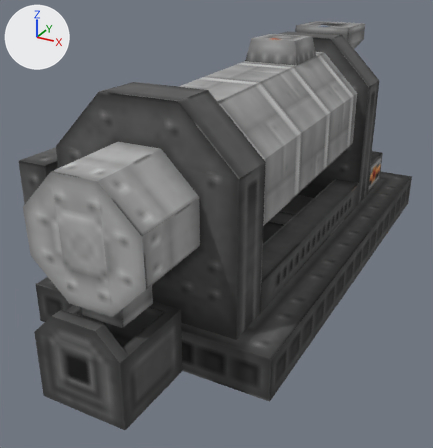
The OBJ model src/main/resources/assets/immersiveindustry/models/block/multiblocks/rotary_kiln_item.obj: old version first, new version second.
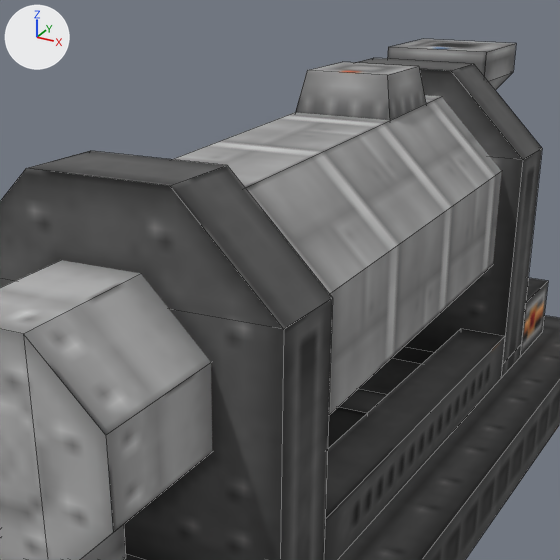
Each version appears first whole from a 50 mm lens placed at (3.8, -7.36, 2.95), pointed at (0.3, -0.98, -0.24), and next in a close-up on the part from 20% to 90% of the width and 0% to 68% of the height. The lights are fixed; the arrows at upper left show +X, +Y and +Z. The close-ups show mesh edges as thin lines. Where no turn or scale is listed for an object, it has been applied to the vertices.

Script lines for the objects in view, before the commit:
```python
me_fluidoutpipe = bpy.data.meshes.new('FluidOutPipe')
me_fluidoutpipe.from_pydata(...)  # 8 vertices, 6 faces; spans x 0.125..0.875, y 0.125..0.875, z 1.687..2.0
# faces by material slot: [5, 1]
me_fluidoutpipe.materials.append(mat_m_1)  # picture img_rotary_kiln_base
me_fluidoutpipe.materials.append(mat_none)  # white #e7e7e7
me_rotoroutpipe = bpy.data.meshes.new('rotorOutPipe')
me_rotoroutpipe.from_pydata(...)  # 8 vertices, 5 faces; spans x 0.25..0.75, y -3.625..-3.125, z -0.187..0.063
me_rotoroutpipe.materials.append(mat_m_1)  # picture img_rotary_kiln_base
me_screenbase2 = bpy.data.meshes.new('screenBase2')
me_screenbase2.from_pydata(...)  # 8 vertices, 4 faces; spans x -0.56..1.56, y -2.88..-2.31, z -0.5..1.19
me_screenbase2.materials.append(mat_m_1)  # picture img_rotary_kiln_base
ob_fluidoutpipe = bpy.data.objects.new('FluidOutPipe', me_fluidoutpipe)
ob_fluidoutpipe.location = (0.0, 0.0, 0.0)
ob_rotoroutpipe = bpy.data.objects.new('rotorOutPipe', me_rotoroutpipe)
ob_rotoroutpipe.location = (0.0, 0.0, 0.0)
ob_screenbase2 = bpy.data.objects.new('screenBase2', me_screenbase2)
ob_screenbase2.location = (0.0, 0.0, 0.0)
# also in view: 'rotorBody' at (0.5, -0.53, 0.77); 'gearBase' at (0.5, 2.12, -0.25); 'structPart3' at (0.5, -0.62, -0.31); 'screenBase1' at (0.5, 1.47, 0.47); 'structPart2' at (1.38, -0.56, -0.31)
```
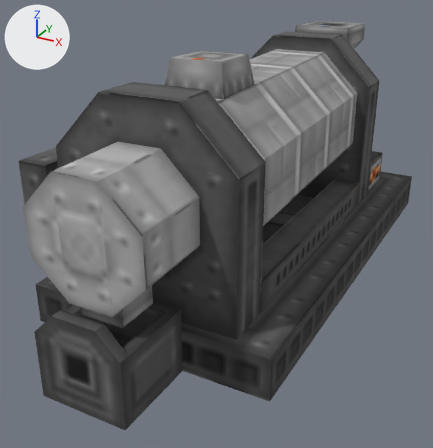
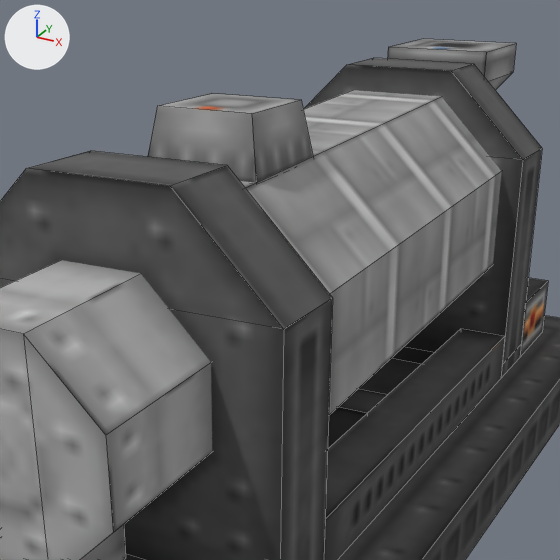
The newer file is also turned or shifted as a whole; pictures and numbers use the older file's frame.

Changed parts and their boxes (x1, y1, x2, y2) in the close-ups (560 x 560 px):
'cube', added
    after: (148, 93, 313, 183)
'FluidOutPipe', deleted
    before: (296, 62, 426, 120)

Edits to the bpy script that builds the scene:
```text
Add me_cube:
    me_cube.from_pydata(...)  # 8 vertices, 5 faces; spans x 0.125..0.875, y -3.875..-3.125, z 1.625..2.0
    me_cube.materials.append(mat_m_1)  # picture img_rotary_kiln_base
Remove ob_fluidoutpipe:
    ob_fluidoutpipe = bpy.data.objects.new('FluidOutPipe', me_fluidoutpipe)
    ob_fluidoutpipe.location = (0.0, 0.0, 0.0)
Add ob_cube:
    ob_cube = bpy.data.objects.new('cube', me_cube)
    ob_cube.location = (0.0, 2.0, 0.0)
```
